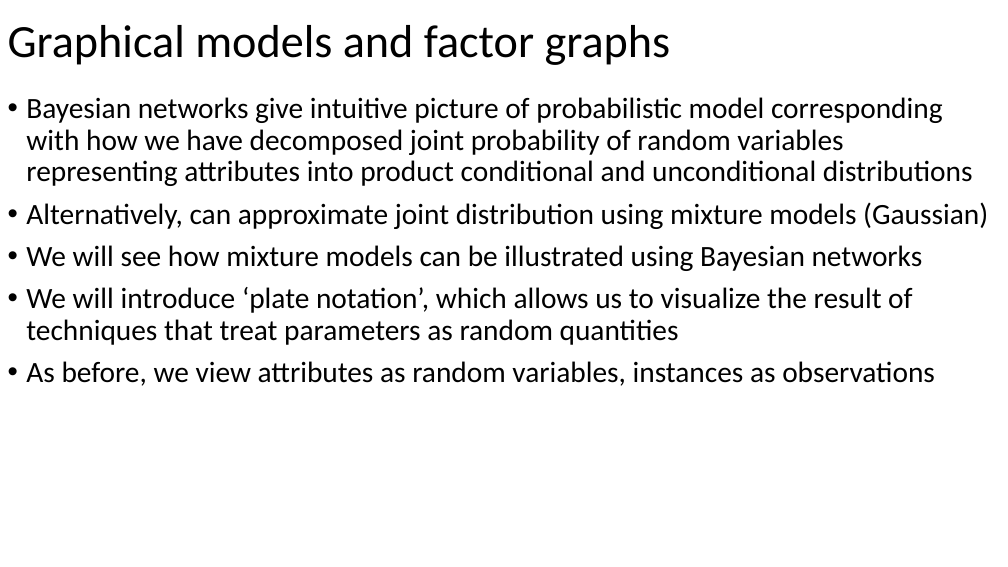
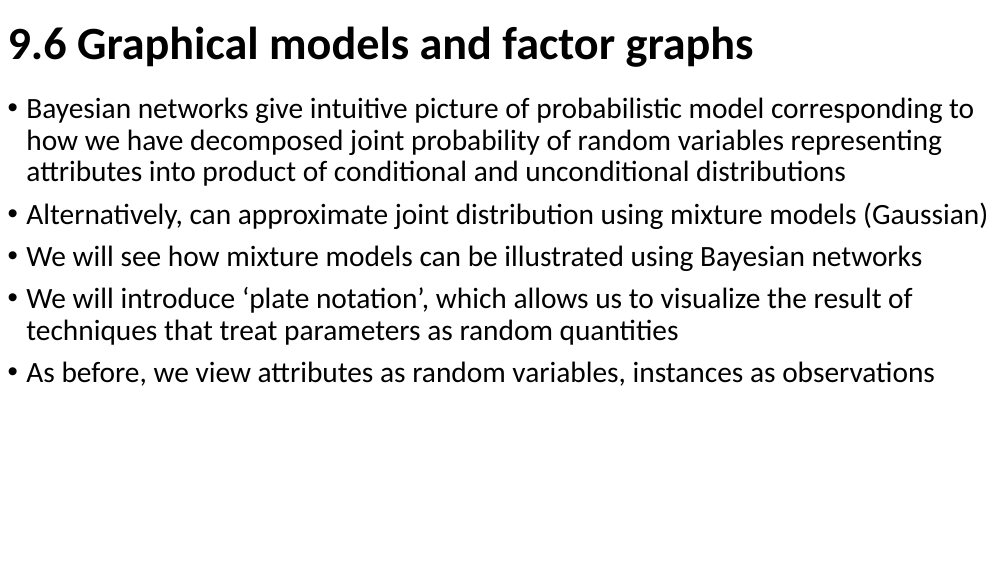
Before and after one commit to russellu/cs405, a slide deck: slide 11 of Lecture_31.pptx (slide 12 before the commit). Drawn at 1008x567 pixels with LibreOffice and Linux fonts; fonts in the diff are those of the drawing. Boxes give left, top, right and bottom in pixels: in the first picture for what was removed or moved away, otherwise in the second. Text is boxed around its words. In the diff, an @@ line names an element or a change of style, - is before the commit and + after.

```diff
--- a/Lecture_31.pptx
+++ b/Lecture_31.pptx
@@ title at box(8, 26, 754, 67): text changed; bold on @@
-Graphical models and factor graphs
+9.6 Graphical models and factor graphs
@@ text at box(26, 97, 974, 186): text changed @@
-• Bayesian networks give intuitive picture of probabilistic model corresponding with how we have decomposed joint probability of random variables representing attributes into product conditional and unconditional distributions
+• Bayesian networks give intuitive picture of probabilistic model corresponding to how we have decomposed joint probability of random variables representing attributes into product of conditional and unconditional distributions
```
Also in this commit, not shown: 7 other slides changed, 1 slide removed, 1 other file.
